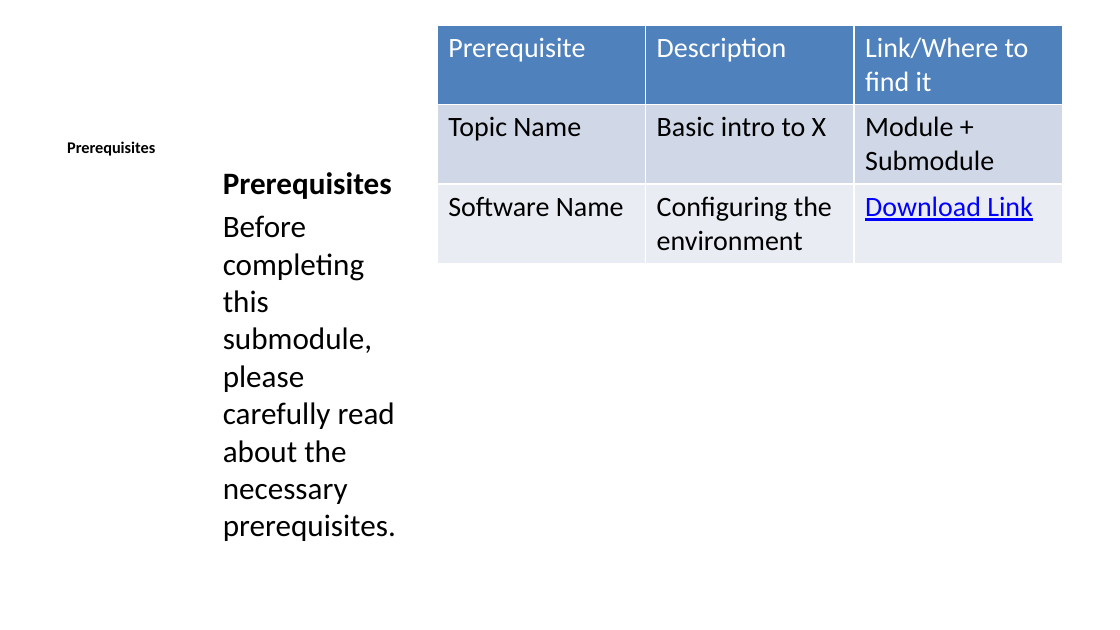
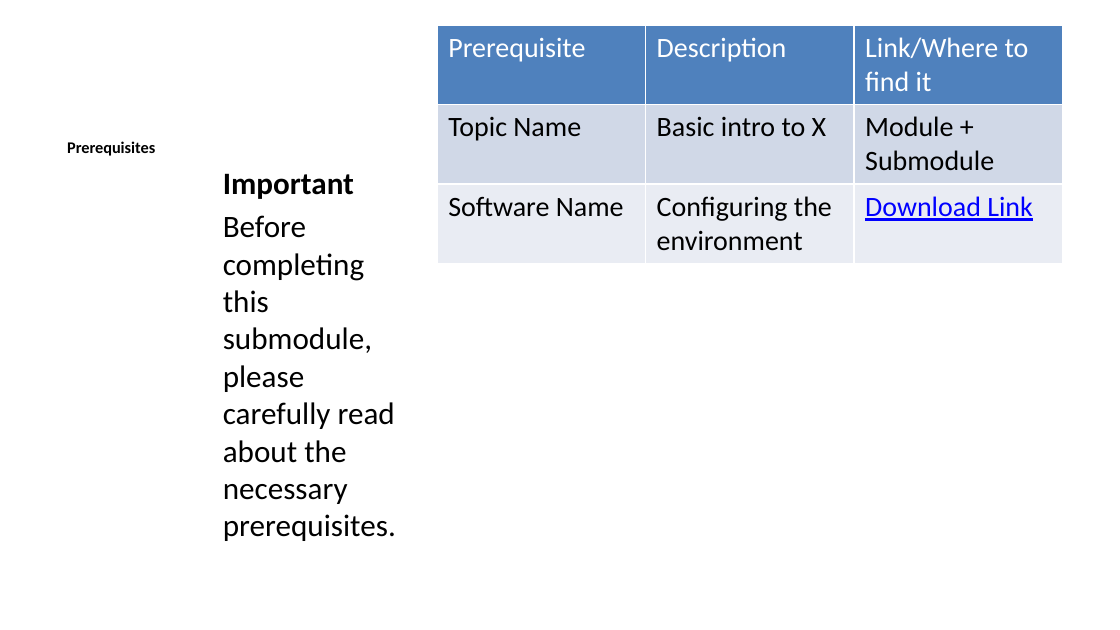
Before and after one commit to lmu-osc/train-the-trainer-student-track-pedagogy, a slide deck: slide 3 of _site/materials/PMM-template-module/PMM-template-slides.pptx. Drawn at 1120x630 pixels with LibreOffice and Linux fonts; fonts in the diff are those of the drawing. Boxes give left, top, right and bottom in pixels: in the first picture for what was removed or moved away, otherwise in the second. Text is boxed around its words. In the diff, an @@ line names an element or a change of style, - is before the commit and + after.

```diff
--- a/_site/materials/PMM-template-module/PMM-template-slides.pptx
+++ b/_site/materials/PMM-template-module/PMM-template-slides.pptx
@@ text at (x1=223, y1=173, x2=354, y2=199): text changed @@
-Prerequisites
+Important
```
Also in this commit, not shown: 5 other slides changed, 1 slide added, 18 other files.
